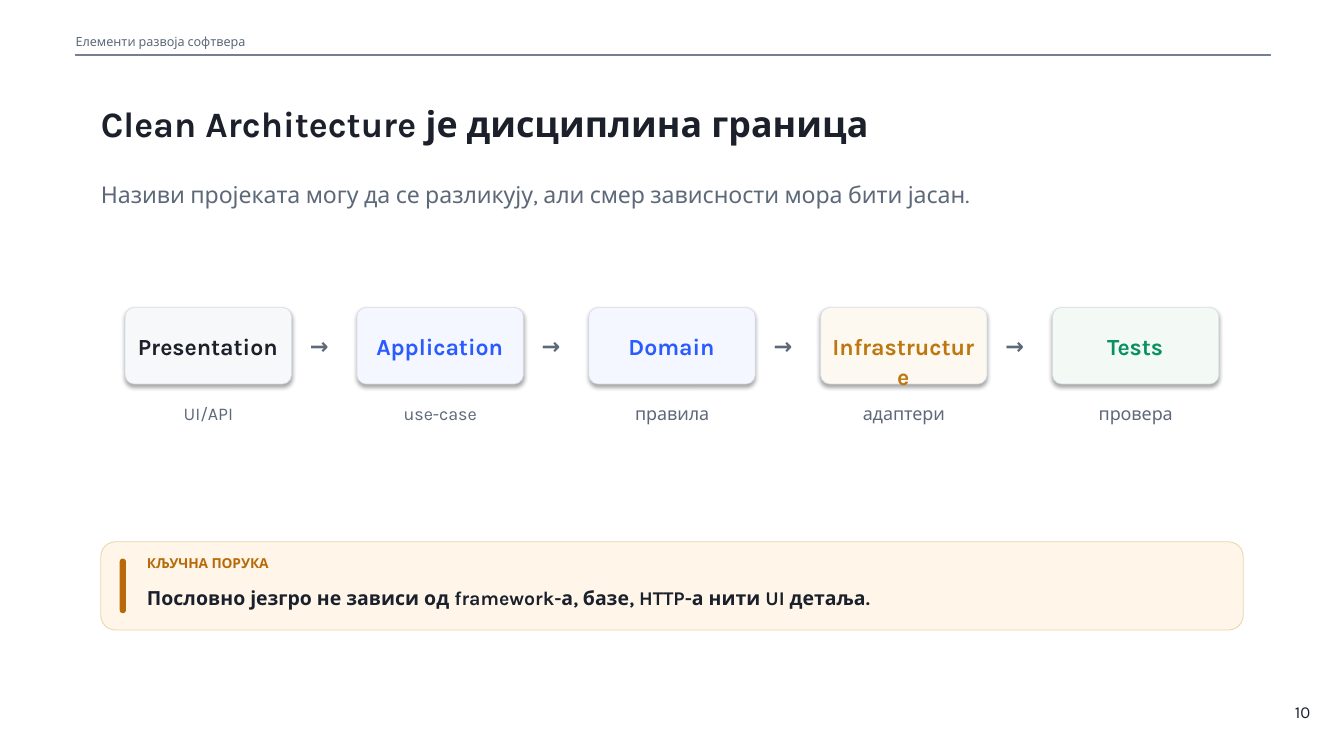
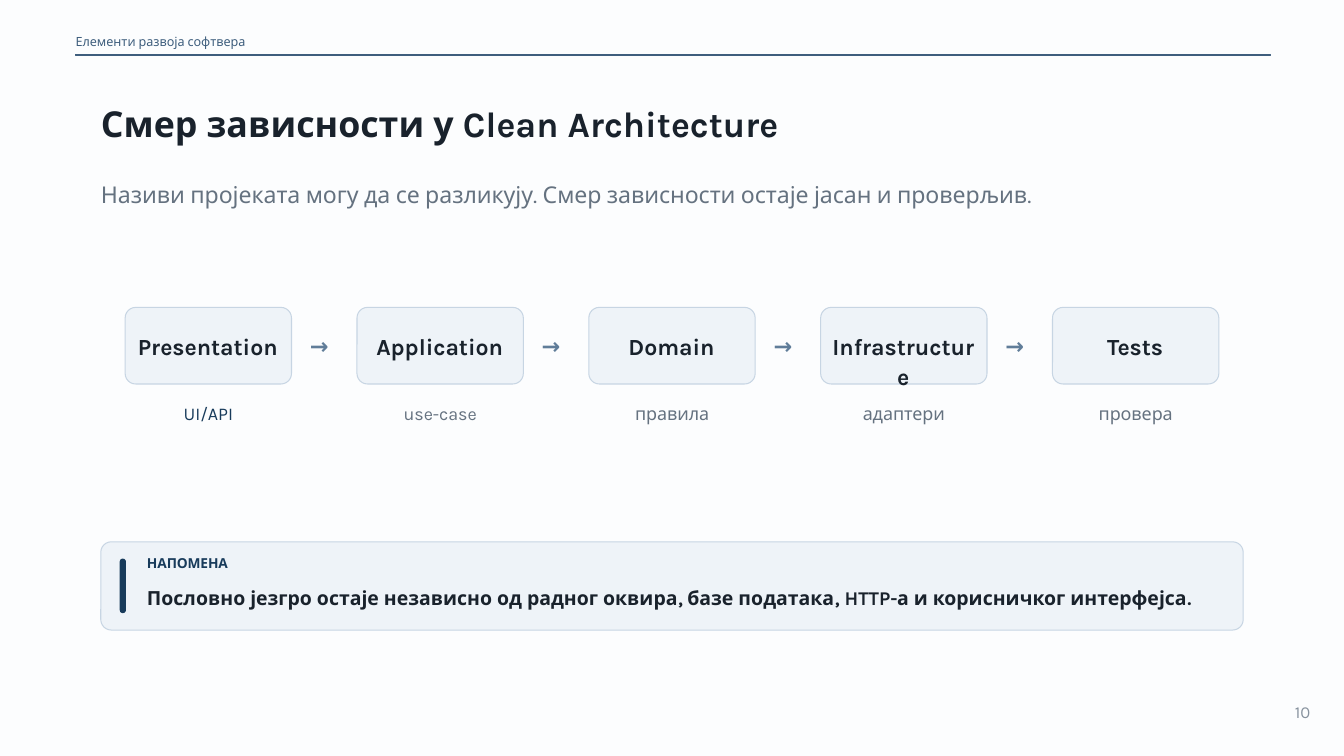
Before and after one commit to owlCoder/ftn-nastavni-materijali, a slide deck: slide 10 of 01 Elementi Razvoja Softvera/02 Prezentacije/PPTX/02_SOLID_i_Clean_Architecture.pptx. Drawn at 1344x756 pixels with LibreOffice and Linux fonts; fonts in the diff are those of the drawing. Boxes give left, top, right and bottom in pixels: in the first picture for what was removed or moved away, otherwise in the second. Text is boxed around its words. In the diff, an @@ line names an element or a change of style, - is before the commit and + after.

Commit message:
Update ERS navy theme and OIB presentation materials

```diff
--- a/01 Elementi Razvoja Softvera/02 Prezentacije/PPTX/02_SOLID_i_Clean_Architecture.pptx
+++ b/01 Elementi Razvoja Softvera/02 Prezentacije/PPTX/02_SOLID_i_Clean_Architecture.pptx
@@ background #FFFFFF to #FCFDFE @@
@@ text "Елементи развоја софтвера" at [76, 36, 246, 49]: text colour #5D6878 to #3E5E7D @@
@@ rectangle at [76, 54, 1270, 55]: fill #748092 to #3E5E7D; outline #748092 0.3 pt to #3E5E7D 0.75 pt @@
@@ text at [101, 111, 779, 146]: text changed; text colour #1B202B to #19222C @@
-Clean Architecture је дисциплина граница
+Смер зависности у Clean Architecture
@@ text at [101, 186, 1027, 209]: text changed; text colour #5D6878 to #657280 @@
-Називи пројеката могу да се разликују, али смер зависности мора бити јасан.
+Називи пројеката могу да се разликују. Смер зависности остаје јасан и проверљив.
@@ rounded rectangle at [125, 308, 291, 384]: fill #F7F8FA to #EEF3F8; outline #D7DDE7 0.49 pt to #C7D5E3 0.75 pt; proportions changed @@
@@ rounded rectangle at [357, 308, 523, 384]: fill #F4F7FF to #EEF3F8; outline #D7DDE7 0.49 pt to #C7D5E3 0.75 pt; proportions changed @@
@@ rounded rectangle at [589, 308, 755, 384]: fill #F4F7FF to #EEF3F8; outline #D7DDE7 0.49 pt to #C7D5E3 0.75 pt; proportions changed @@
@@ rounded rectangle at [821, 308, 987, 384]: fill #FDF9F1 to #EEF3F8; outline #D7DDE7 0.49 pt to #C7D5E3 0.75 pt; proportions changed @@
@@ rounded rectangle at [1053, 308, 1219, 384]: fill #F3FAF6 to #EEF3F8; outline #D7DDE7 0.49 pt to #C7D5E3 0.75 pt; proportions changed @@
@@ text "Application" at [376, 338, 503, 361]: text colour #2A5BFF to #19222C @@
@@ text "Domain" at [628, 338, 714, 356]: text colour #2A5BFF to #19222C @@
@@ text "Infrastructure" at [829, 331, 978, 390]: text colour #BE770F to #19222C @@
@@ text colour #5D6878 to #607D99 in 4 elements at [301, 330, 337, 359], [533, 330, 569, 359], [765, 330, 801, 359], [997, 330, 1032, 359] @@
@@ text "Tests" at [1107, 340, 1163, 356]: text colour #0A915F to #19222C @@
@@ text "UI/API" at [184, 407, 233, 422]: text colour #5D6878 to #183B5B @@
@@ rounded rectangle at [101, 542, 1243, 631]: fill #FFF6E9 to #EEF3F8; outline #E9D4AF 0.6 pt to #C7D5E3 0.75 pt; proportions changed @@
@@ rounded rectangle at [120, 559, 126, 613]: fill #B86A09 to #183B5B @@
@@ text at [147, 558, 228, 568]: text changed; text colour #B86A09 to #183B5B @@
-КЉУЧНА ПОРУКА
+НАПОМЕНА
@@ text at [147, 590, 1186, 610]: text changed; text colour #1A202C to #19222C @@
-Пословно језгро не зависи од framework-а, базе, HTTP-а нити UI детаља.
+Пословно језгро остаје независно од радног оквира, базе података, HTTP-а и корисничког интерфејса.
@@ text "10" at [1295, 707, 1310, 718]: text colour #1B202B to #87929E @@
```
Also in this commit, not shown: 19 other slides changed, 36 other files.
